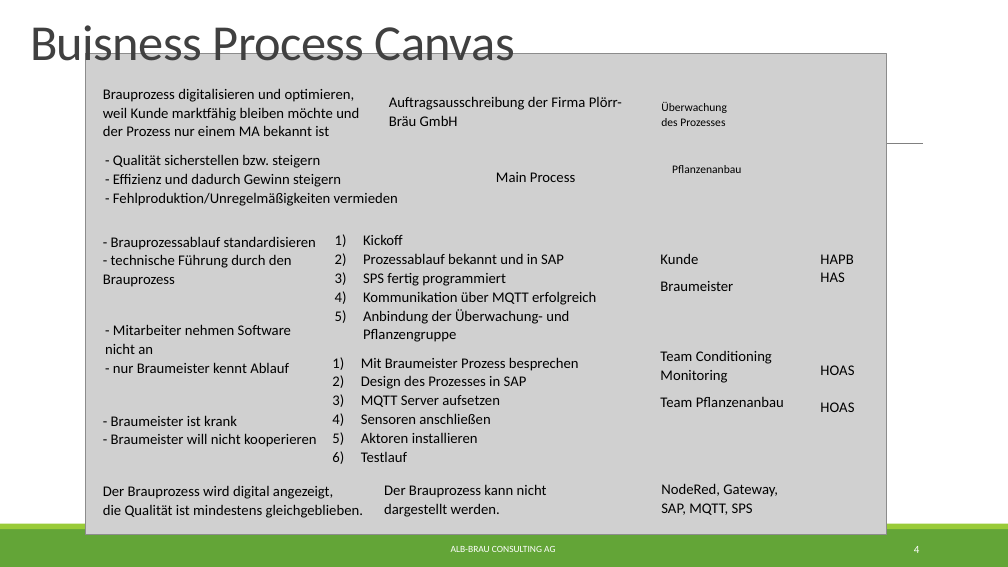
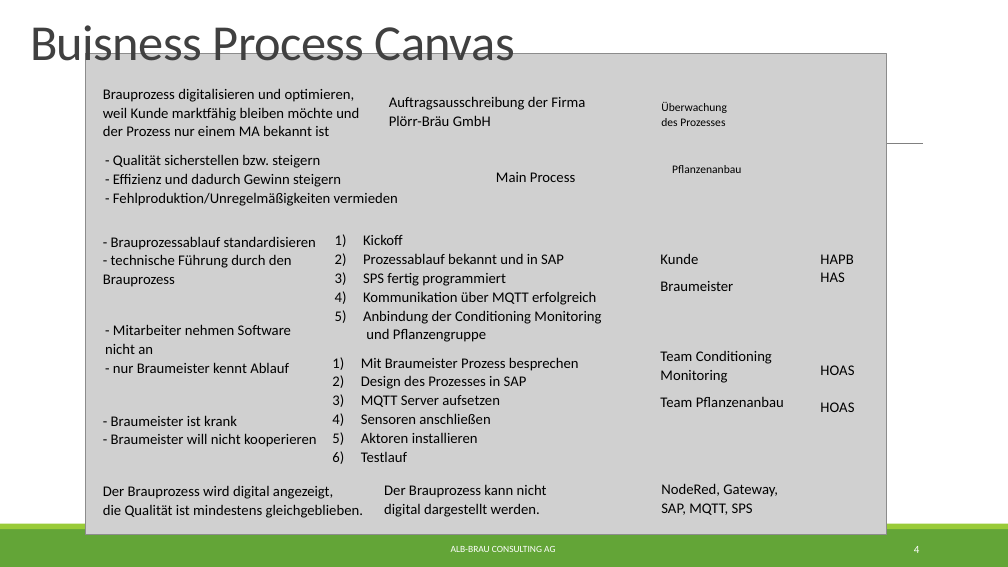
Before and after one commit to albae3333/DigitaleFabrik, a slide deck: slide 4 of Präsentation/Präsentation.pptx. Drawn at 1008x567 pixels with LibreOffice and Linux fonts; fonts in the diff are those of the drawing; grey boxes stand for pictures. Boxes give left, top, right and bottom in pixels: in the first picture for what was removed or moved away, otherwise in the second. Text is boxed around its words. In the diff, an @@ line names an element or a change of style, - is before the commit and + after.

```diff
--- a/Präsentation/Präsentation.pptx
+++ b/Präsentation/Präsentation.pptx
@@ text "Auftragsausschreibung der Firma Plörr-Bräu GmbH" rewrapped from bbox=[389, 96, 622, 126] to bbox=[389, 96, 585, 126] @@
@@ text at bbox=[363, 310, 601, 342]: text changed @@
-5) Anbindung der Überwachung- und Pflanzengruppe
+5) Anbindung der Conditioning Monitoring
+   und Pflanzengruppe
@@ text at bbox=[384, 484, 547, 517]: text changed @@
-Der Brauprozess kann nicht dargestellt werden.
+Der Brauprozess kann nicht
+digital dargestellt werden.
```
Also in this commit, not shown: 7 other slides changed, 2 slides added, 1 other file.
